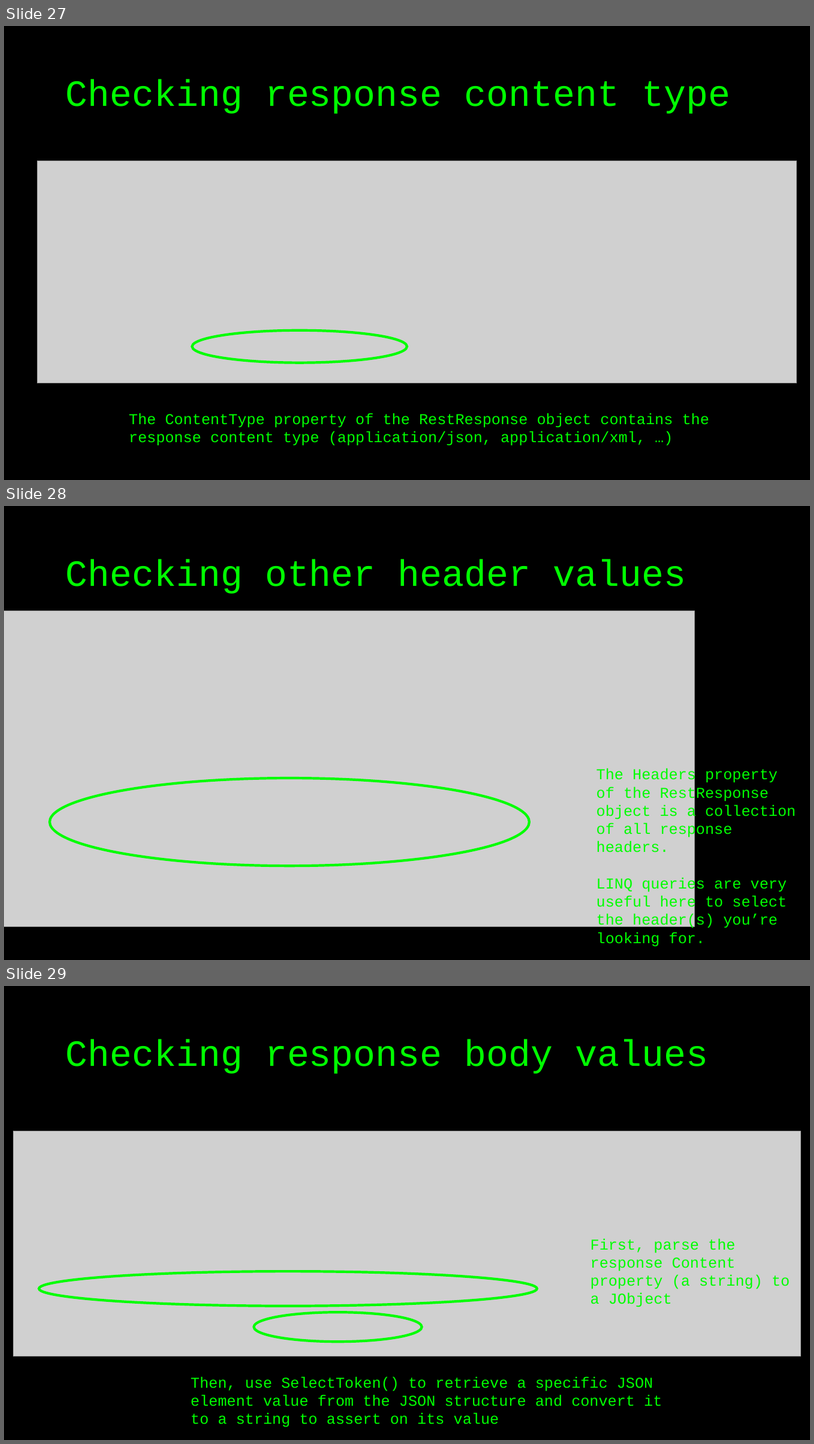
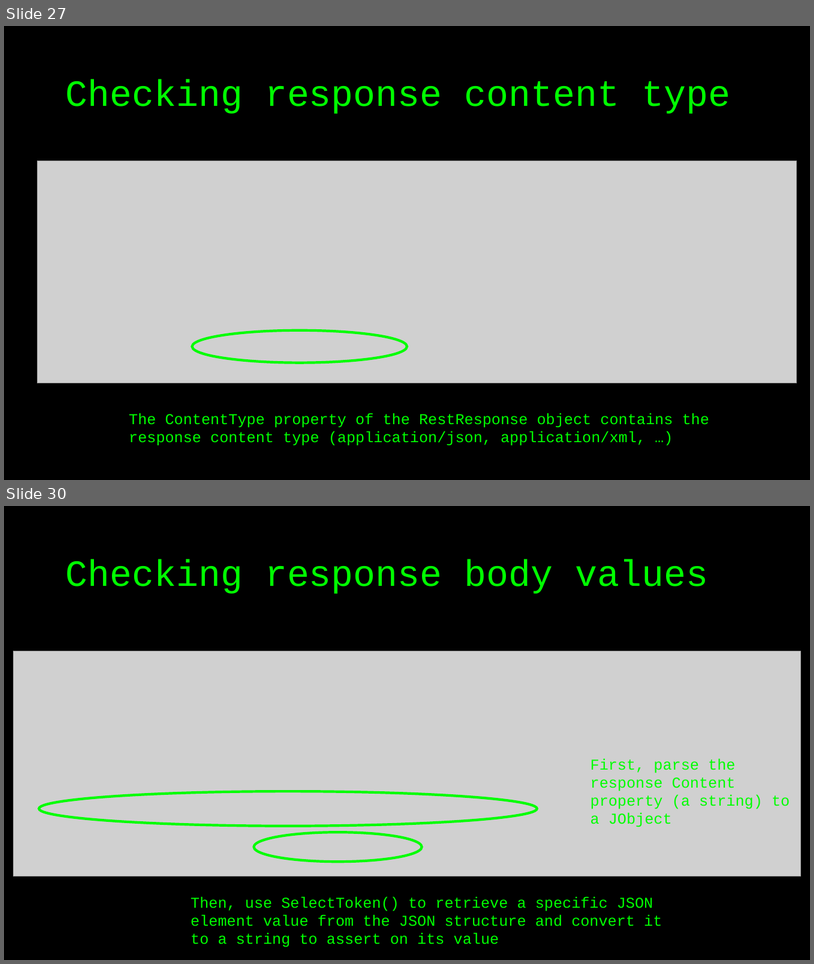
Before and after one commit to basdijkstra/restsharp-workshop, a slide deck: RestSharpWorkshop.pptx. Shown one above the other, each under a label of ours: slides 27, 28 and 29 before the commit, slides 27 and 30 after it; the slides between them are not shown. The pictures are 814x1444 and 814x964 pixels, drawn with LibreOffice and Linux fonts; fonts in the diff are those of the drawing; grey boxes stand for pictures. Boxes give left, top, right and bottom in pixels: in the first picture for what was removed or moved away, otherwise in the second. Text is boxed around its words. In the diff, an @@ line names an element or a change of style, - is before the commit and + after.

Commit message:
Update slide decks

```diff
--- a/RestSharpWorkshop.pptx
+++ b/RestSharpWorkshop.pptx
@@ slide 28 removed at [4,506,810,960], background #000000 @@
@@ title removed at [65,559,686,594] @@
-Checking other header values
@@ picture removed at [4,610,695,927] @@
@@ text removed at [597,768,796,946] @@
-The Headers property of the RestResponse object is a collection of all response headers.
-LINQ queries are very useful here to select the header(s) you’re looking for.
@@ ellipse removed at [50,778,530,865] @@
@@ what was slide 29 is now slide 30 @@
```
Also in this commit, not shown: 2 slides added, 2 other files.
